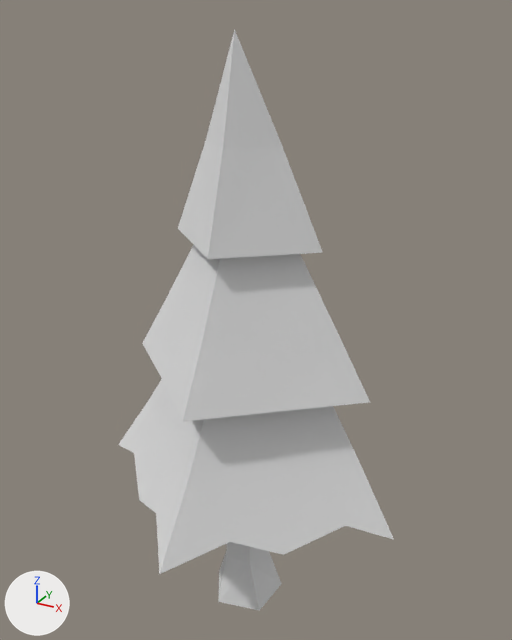
The glTF model public/models/tree-spruce.glb: old version first, new version second.
Camera for both pictures: a 50 mm camera at (2.92, -5.1, 5.69) aimed at (0.05, 0.11, 3.09). The axes (+X, +Y, +Z) are drawn at lower left. The lights are the same throughout. Where no turn or scale is listed for an object, it has been applied to the vertices.

The first picture shows 'tree-spruce'.
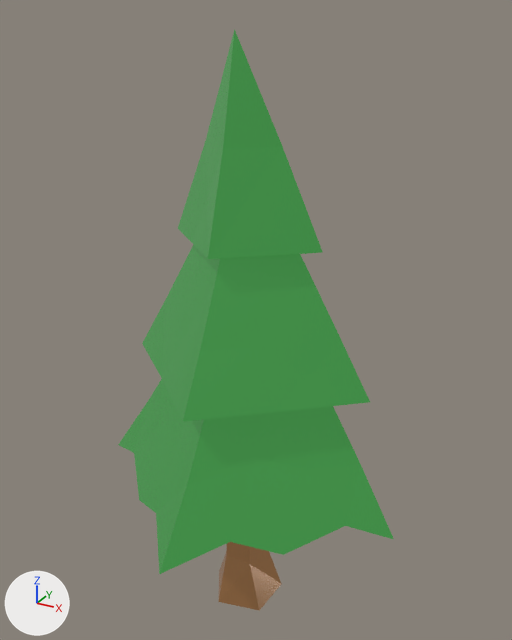
Location of each change, (x1, y1, x2, y2) in pixels of the pictures (512 x 640 px):
'tree-spruce', recoloured (grey to green): (118, 29, 394, 611) in both

Patch to the scene script:
```diff
--- a/public/models/tree-spruce.glb.py
+++ b/public/models/tree-spruce.glb.py
@@ img_base @@
+img_base = load_image('base', '_unpacked/base', 1024, 1024, 'sRGB')
@@ mat_lowpoly_colors_001 @@
+mat_lowpoly_colors_001 = bpy.data.materials.new('LOWPOLY-COLORS.001')
+# uses the picture img_base
@@ me_tree_spruce @@
 me_tree_spruce.from_pydata(...)  # 122 vertices, 225 faces; spans x -1.57..1.57, y -1.46..1.32, z 0.0..5.55
-me_tree_spruce.materials.append(mat_lowpoly_colors)  # white #e7e7e7
+me_tree_spruce.materials.append(mat_lowpoly_colors_001)
```
